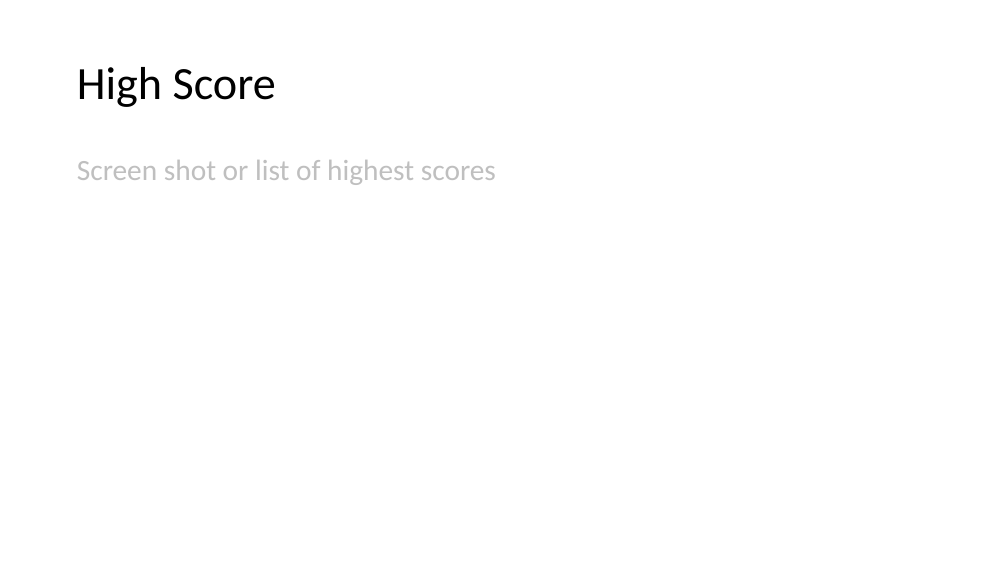
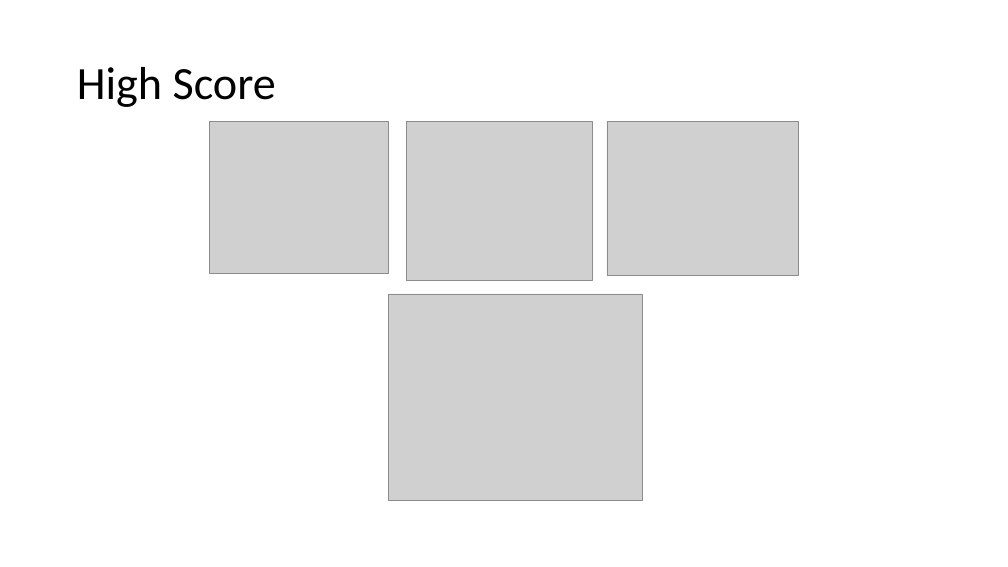
Before and after one commit to RikkiVanBogaert/ggp_research, a slide deck: slide 6 of GPP_Exam/GPP_ZombieAI_VanBogaertRikki_2DAE08.pptx. Drawn at 1008x567 pixels with LibreOffice and Linux fonts; fonts in the diff are those of the drawing; grey boxes stand for pictures. Boxes give left, top, right and bottom in pixels: in the first picture for what was removed or moved away, otherwise in the second. Text is boxed around its words. In the diff, an @@ line names an element or a change of style, - is before the commit and + after.

```diff
--- a/GPP_Exam/GPP_ZombieAI_VanBogaertRikki_2DAE08.pptx
+++ b/GPP_Exam/GPP_ZombieAI_VanBogaertRikki_2DAE08.pptx
@@ picture added at [209, 122, 388, 273] @@
@@ picture added at [406, 122, 593, 280] @@
@@ picture added at [607, 122, 799, 276] @@
@@ text removed at [77, 160, 496, 185] @@
-Screen shot or list of highest scores
@@ picture added at [388, 294, 643, 501] @@
```
Also in this commit, not shown: 3 other slides changed, 1 slide added, 1 slide removed, 16 other files.
